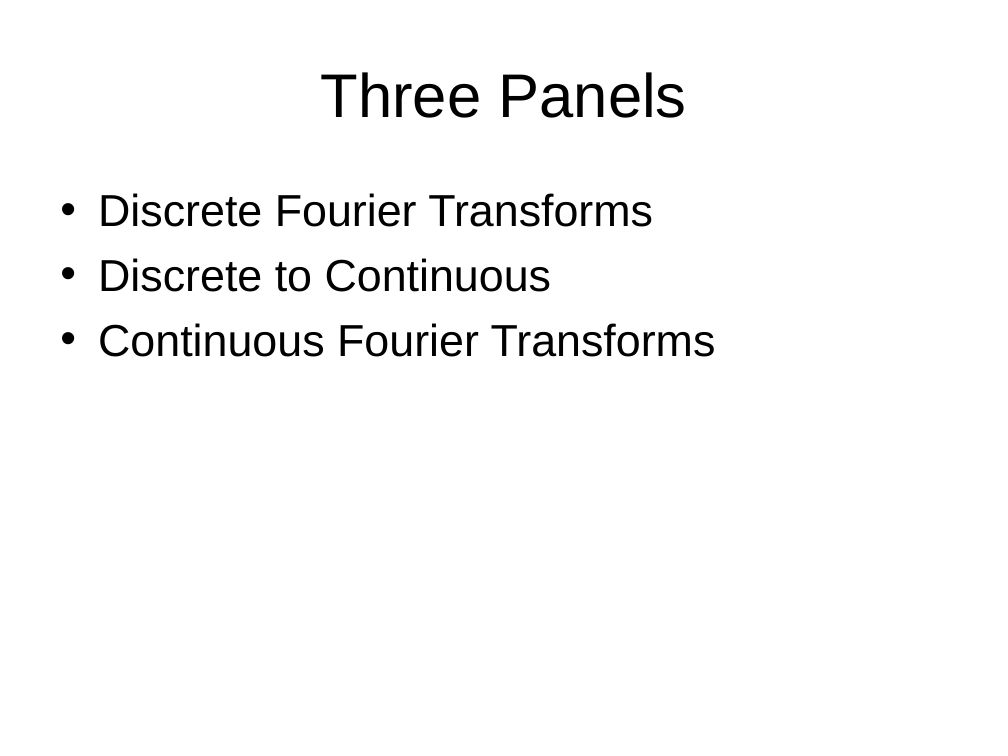
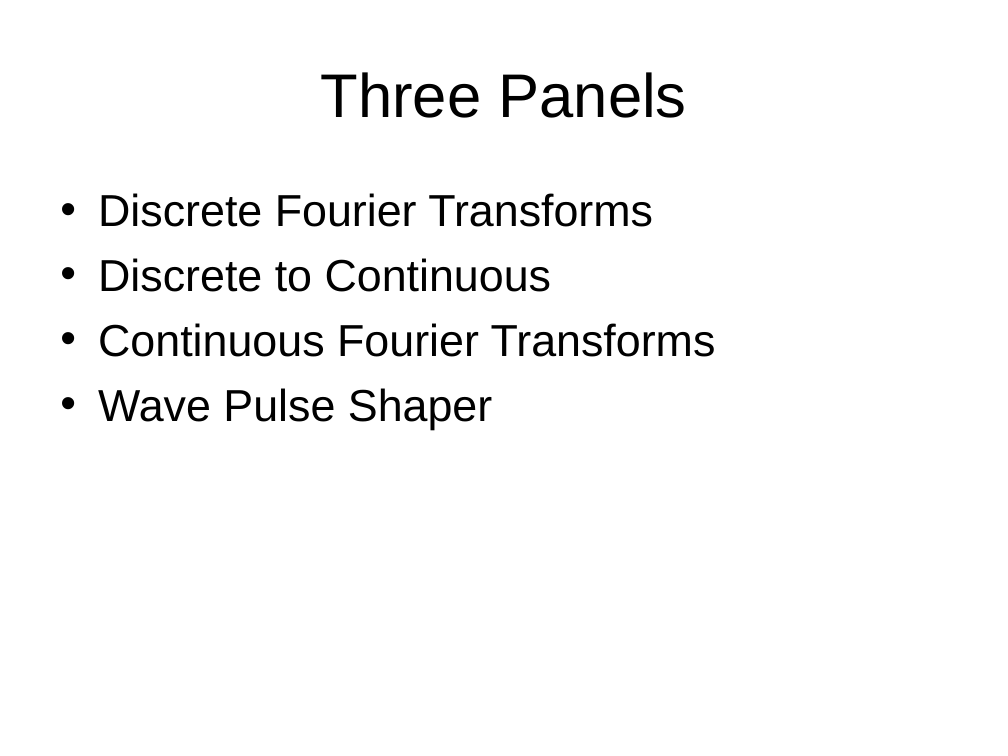
Before and after one commit to mleoking/PhET, a slide deck: slide 2 of fourier/doc/Fourier_Design_Outline.ppt. Drawn at 1008x756 pixels with LibreOffice and Linux fonts; fonts in the diff are those of the drawing. Boxes give left, top, right and bottom in pixels: in the first picture for what was removed or moved away, otherwise in the second. Text is boxed around its words. In the diff, an @@ line names an element or a change of style, - is before the commit and + after.

```diff
--- a/fourier/doc/Fourier_Design_Outline.ppt
+++ b/fourier/doc/Fourier_Design_Outline.ppt
@@ text at (98,388,492,430): paragraph added @@
+• Wave Pulse Shaper
```
Also in this commit, not shown: 10 other slides changed, 16 slides added, 6 slides removed.
